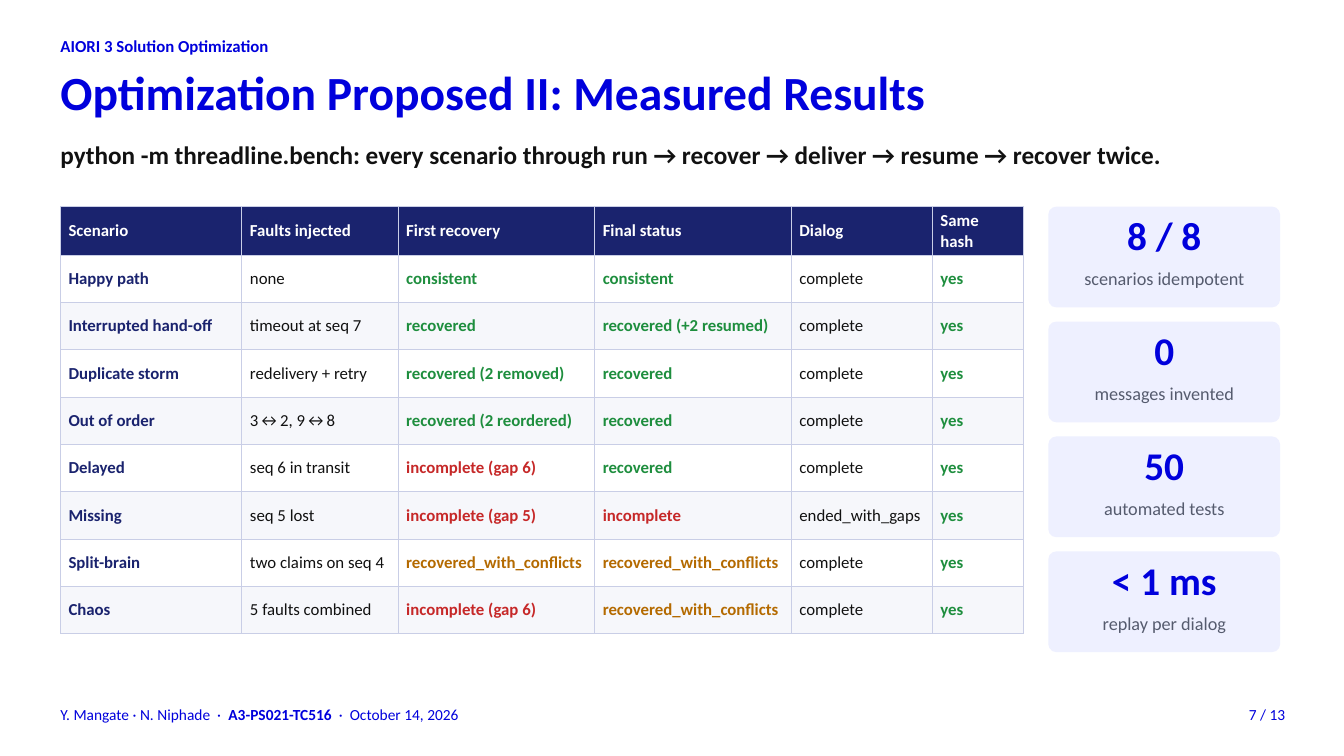
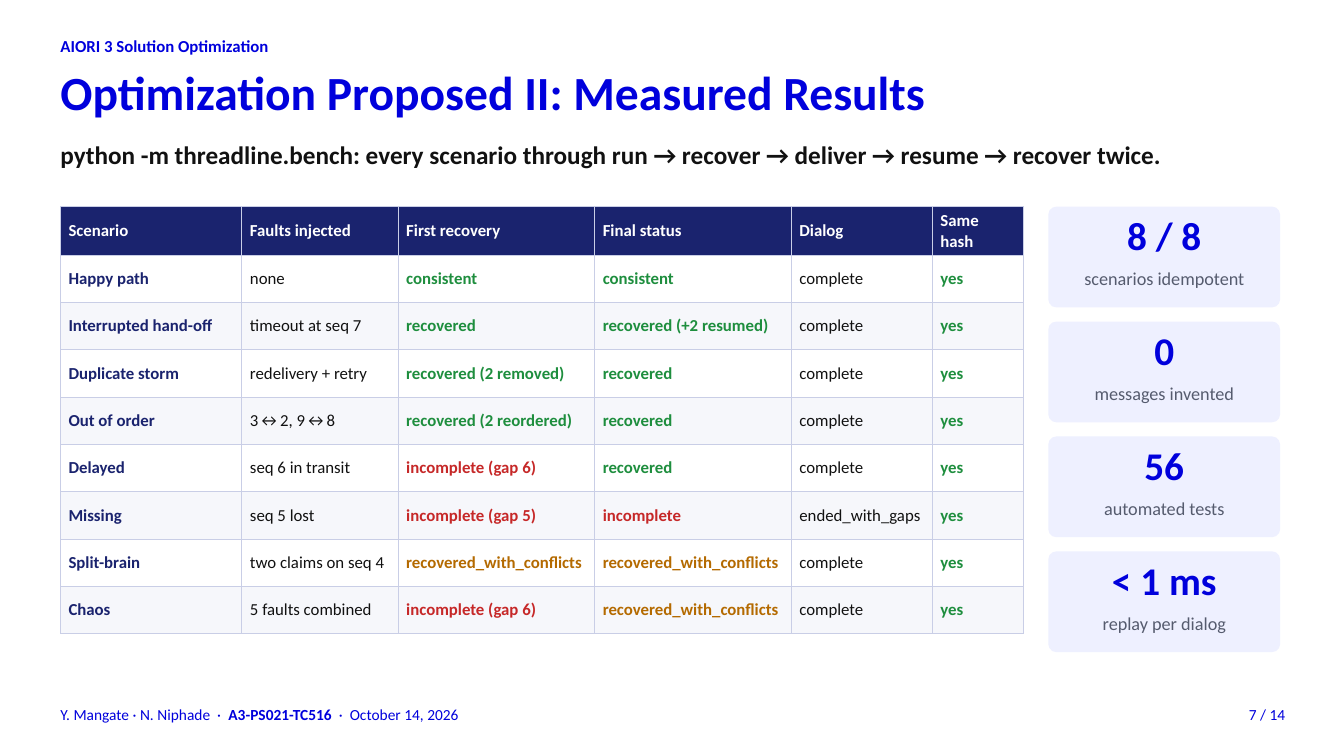
Before and after one commit to aiori-hackathon/A3-PS021-TC516, a slide deck: slide 7 of docs/Threadline-AIORI3-PS021.pptx. Drawn at 1344x756 pixels with LibreOffice and Linux fonts; fonts in the diff are those of the drawing. Boxes give left, top, right and bottom in pixels: in the first picture for what was removed or moved away, otherwise in the second. Text is boxed around its words. In the diff, an @@ line names an element or a change of style, - is before the commit and + after.

```diff
--- a/docs/Threadline-AIORI3-PS021.pptx
+++ b/docs/Threadline-AIORI3-PS021.pptx
@@ text at [1144,453,1184,481]: text changed @@
-50
+56
@@ text at [1249,710,1286,720]: text changed @@
-7 / 13
+7 / 14
```
Also in this commit, not shown: 11 other slides changed, 1 slide added, 17 other files.
